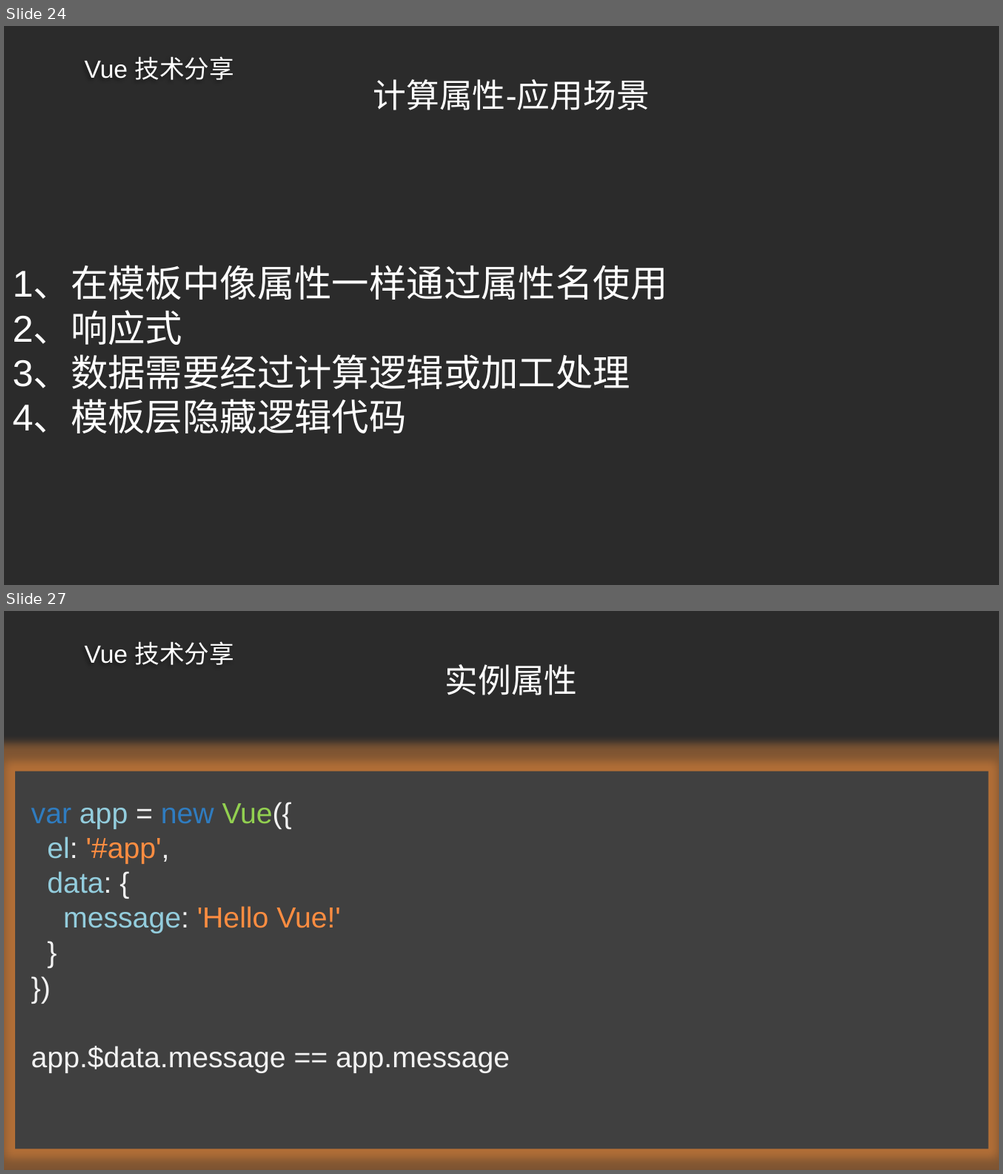
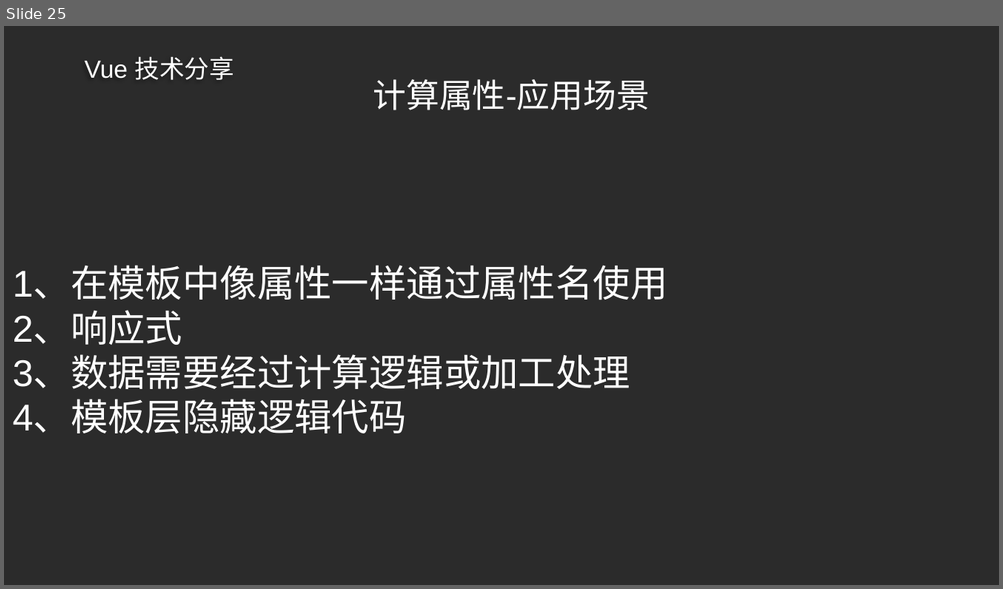
Before and after one commit to ldjdd/traing-library, a slide deck: vue/成稿.pptx. Shown one above the other, each under a label of ours: slides 24 and 27 before the commit, slide 25 after it; the slides between them are not shown. The pictures are 1003x1174 and 1003x589 pixels, drawn with LibreOffice and Linux fonts; fonts in the diff are those of the drawing; background and template pictures are left out; a plain dark background stands for a picture behind light text. Boxes give left, top, right and bottom in pixels: in the first picture for what was removed or moved away, otherwise in the second. Text is boxed around its words. In the diff, an @@ line names an element or a change of style, - is before the commit and + after.

```diff
--- a/vue/成稿.pptx
+++ b/vue/成稿.pptx
@@ slide 27 removed at [4,611,999,1170], background picture (left out); not listed: 1 template element that a slide beside it also shows @@
@@ title removed at [445,664,578,695] @@
-实例属性
@@ rectangle removed at [15,772,988,1150] @@
@@ text removed at [31,802,509,1073] @@
-var app = new Vue({
-el: '#app',
-data: {
-message: 'Hello Vue!'
-}
-})
-app.$data.message == app.message
@@ what was slide 24 is now slide 25 @@
```
Also in this commit, not shown: 3 slides changed, 4 slides added, 3 other slides removed, 2 other files.
